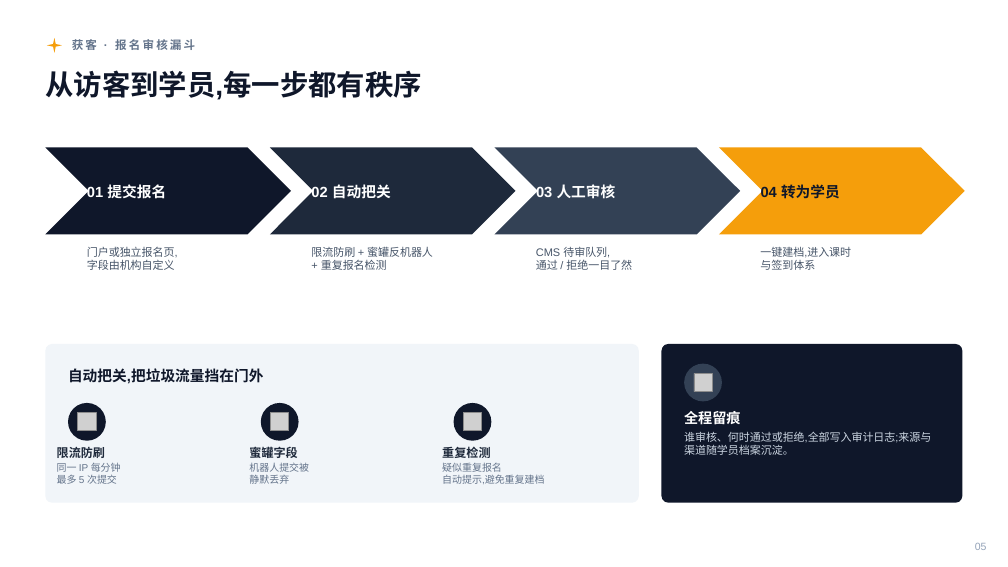
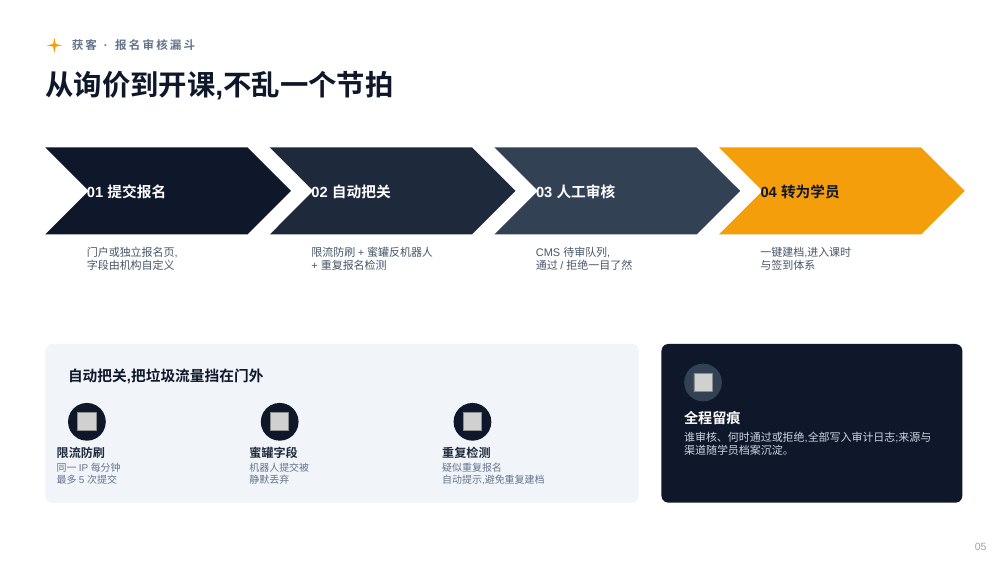
Before and after one commit to kenshinice-ai/studio-saas, a slide deck: slide 5 of docs/sales/PWE_StudioSaaS_销售介绍.pptx. Drawn at 1008x567 pixels with LibreOffice and Linux fonts; fonts in the diff are those of the drawing; grey boxes stand for pictures. Boxes give left, top, right and bottom in pixels: in the first picture for what was removed or moved away, otherwise in the second. Text is boxed around its words. In the diff, an @@ line names an element or a change of style, - is before the commit and + after.

```diff
--- a/docs/sales/PWE_StudioSaaS_销售介绍.pptx
+++ b/docs/sales/PWE_StudioSaaS_销售介绍.pptx
@@ text at (45,71,393,100): text changed @@
-从访客到学员,每一步都有秩序
+从询价到开课,不乱一个节拍
```
Also in this commit, not shown: 12 other slides changed, 4 other files.
